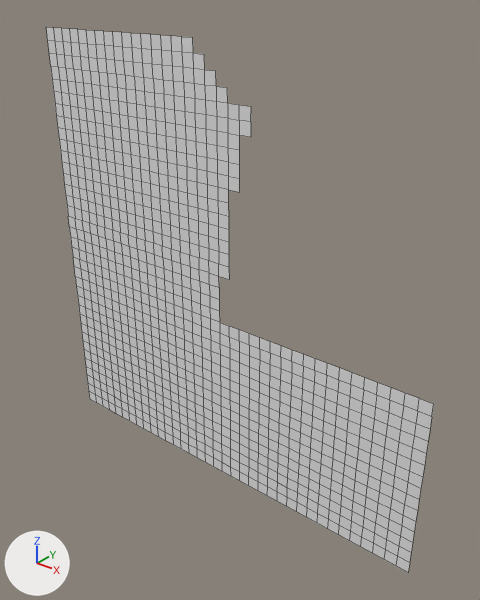
The OBJ model MardukGame/Assets/Tiled2Unity/Meshes/castleentrance.obj as it was, and as the next commit left it.
The view is the same before and after, from a 50 mm camera at (481.0, -2276.0, 233.0) aimed at (-1375.0, 44.0, -1206.0). Every picture has the same lights, and +X, +Y and +Z are marked at lower left. Mesh edges are drawn as thin lines. Where no turn or scale is listed for an object, it has been applied to the vertices.

The first picture shows 'castleentrance'.
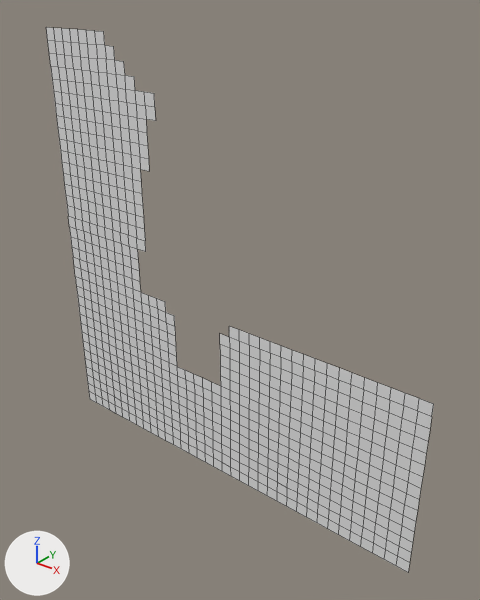
Pixel boxes [x1, y1, x2, y2] of what changed, in the pictures (480 x 600 px):
part 1 of me_castleentrance, deleted: before [104, 31, 251, 386]

Diff of the bpy script that builds the scene:
```diff
--- a/MardukGame/Assets/Tiled2Unity/Meshes/castleentrance.obj.py
+++ b/MardukGame/Assets/Tiled2Unity/Meshes/castleentrance.obj.py
@@ me_castleentrance @@
 # used by ob_castleentrance; location = (0.0, 0.0, 0.0)
-me_castleentrance.from_pydata(...)  # 1013 vertices, 937 faces; spans x -2624.0..-320.0, y 0.0, z -2304.0..0.0
+me_castleentrance.from_pydata(...)  # 798 vertices, 716 faces; spans x -2624.0..-320.0, y 0.0, z -2304.0..0.0
+# me_castleentrance part 1
+# 215 vertices are removed from x -2112.0..-1280.0, y 0.0, z -1664.0..0.0
+# 221 faces are deleted
```
